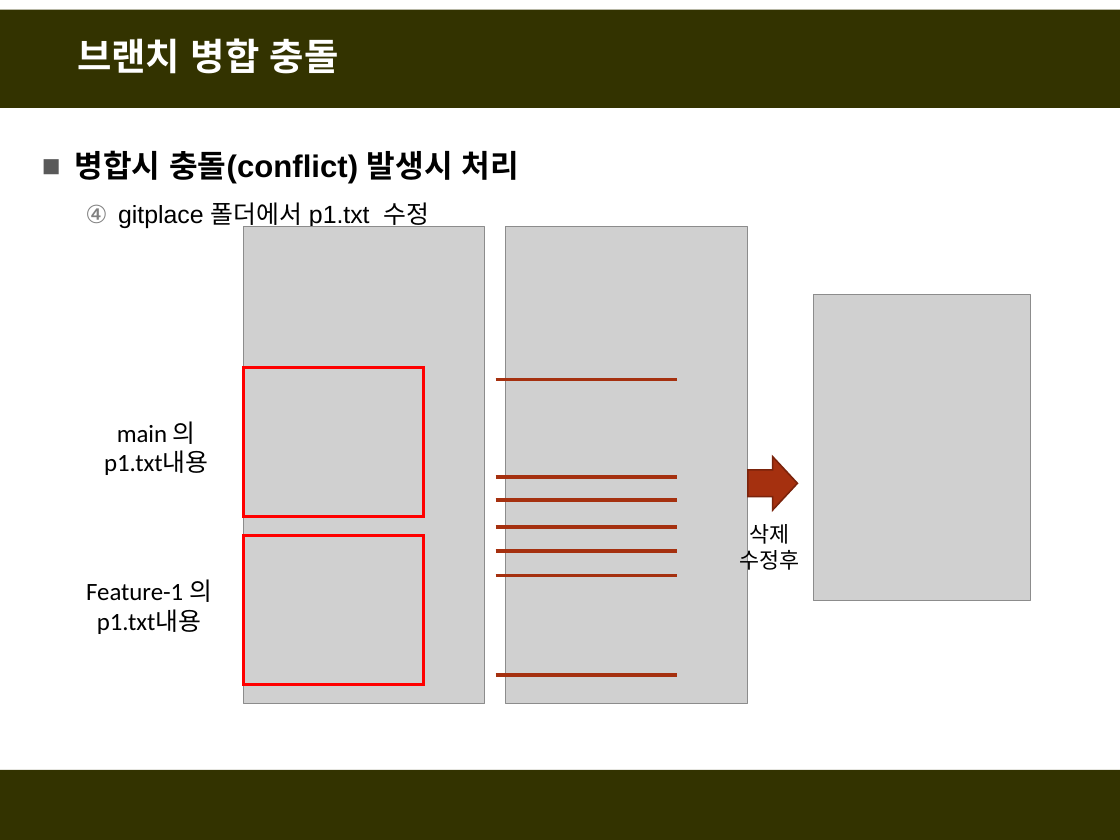
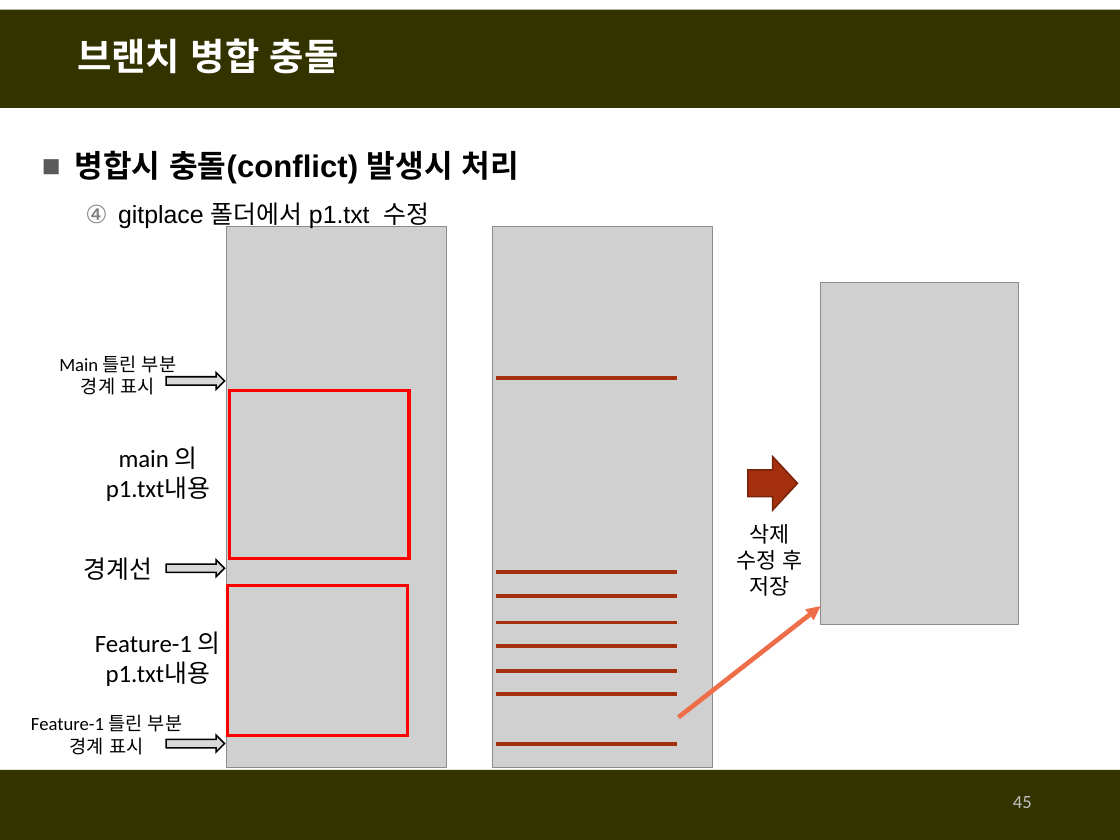
Before and after one commit to fasthill/github-lecture, a slide deck: slide 45 of git및github첫걸음.pptx (slide 40 before the commit). Drawn at 1120x840 pixels with LibreOffice and Linux fonts; fonts in the diff are those of the drawing; grey boxes stand for pictures. Boxes give left, top, right and bottom in pixels: in the first picture for what was removed or moved away, otherwise in the second. Text is boxed around its words. In the diff, an @@ line names an element or a change of style, - is before the commit and + after.

```diff
--- a/git및github첫걸음.pptx
+++ b/git및github첫걸음.pptx
@@ picture: place and size @@
-picture at [243, 226, 485, 703]
+picture at [226, 226, 447, 767]
@@ picture: place and size @@
-picture at [505, 226, 747, 703]
+picture at [492, 226, 712, 767]
@@ picture: place and size @@
-picture at [813, 295, 1030, 601]
+picture at [821, 282, 1019, 624]
@@ text added at [59, 355, 176, 395], 12 pt, text #000000 @@
+Main 틀린 부분
+경계 표시
@@ left arrow added at [166, 373, 224, 390], fill #D9D9D9, outline #000000 1 pt @@
@@ rectangle: place and size @@
-rectangle at [243, 367, 423, 516]
+rectangle at [230, 391, 410, 559]
@@ text "main 의": place and size @@
-text "main 의" at [104, 421, 208, 475]
+text "main 의" at [106, 446, 210, 501]
@@ text added at [84, 557, 152, 580], 16 pt, text #000000 @@
+경계선
@@ left arrow added at [166, 560, 224, 577], fill #D9D9D9, outline #000000 1 pt @@
@@ text at [737, 550, 803, 596]: text changed @@
-수정후
+수정 후
+저장
@@ rectangle: place and size @@
-rectangle at [243, 535, 423, 684]
+rectangle at [227, 586, 408, 735]
@@ text "Feature-1 의": place and size @@
-text "Feature-1 의" at [86, 579, 212, 634]
+text "Feature-1 의" at [95, 631, 221, 686]
@@ arrow added from (679, 717) to (821, 606), #EE6E4A 3 pt @@
@@ 5 lines: place and size @@
-5 lines at [496, 477, 678, 576]
+5 lines at [496, 572, 678, 671]
@@ text added at [31, 714, 182, 755], 12 pt, text #000000 @@
+Feature-1 틀린 부분
+경계 표시
@@ line moved from (496, 675) - (678, 675) to (496, 693) - (678, 693) @@
@@ left arrow added at [166, 736, 224, 753], fill #D9D9D9, outline #000000 1 pt @@
@@ line added from (496, 745) to (678, 745), #A5300F 2.5 pt @@
@@ page number added at [1013, 796, 1032, 808], 12 pt, text #BFBFBF @@
+45
```
Also in this commit, not shown: 61 other slides changed, 5 slides added.
